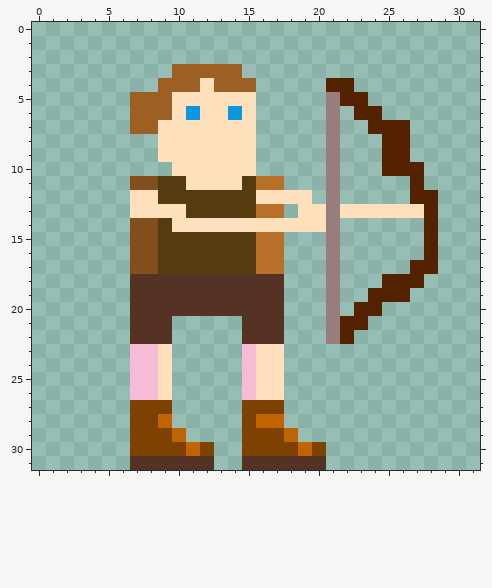
Pixel-art sprite: GoopSlayer/Sprites/ArcherRight.png. Above, as it was before the edit.
The file is 32x32 pixels.
After:
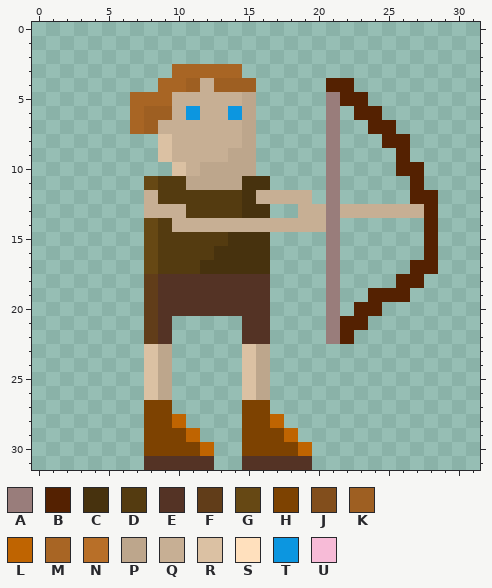
Palette (. is transparent): A #997d7b  B #542101  C #47320e  D #543b10  E #543325  F #613d19  G #664814  H #7d4201  J #824e1c  K #9e5f22  L #bf6401  M #a86524  N #b86f28  P #bda68c  Q #c7af94  R #dbc1a3  S #ffe0bd  T #0c96e0  U #f7bbd7
Edits made:
{"y":3,"x":10,"old":"KKKKK","new":"MMMMM"}
{"y":4,"x":9,"old":"KK","new":"MM"}
{"y":4,"x":12,"old":"S","new":"Q"}
{"y":5,"x":7,"old":"KKKSSSSSS","new":"MMMQQQQQP"}
{"y":6,"x":7,"old":"K","new":"M"}
{"y":6,"x":10,"old":"S","new":"Q"}
{"y":6,"x":12,"old":"SS","new":"QQ"}
{"y":6,"x":15,"old":"S","new":"P"}
{"y":7,"x":7,"old":"K","new":"M"}
{"y":7,"x":9,"old":"SSSSSSS","new":"QQQQQQP"}
{"y":7,"x":26,"old":"B","new":"."}
{"y":8,"x":9,"old":"SSSSSSS","new":"RQQQQQP"}
{"y":9,"x":9,"old":"SSSSSSS","new":"RQQQQPP"}
{"y":9,"x":25,"old":"B","new":"."}
{"y":10,"x":10,"old":"SSSSSS","new":"RQPPPP"}
{"y":10,"x":25,"old":"B","new":"."}
{"y":11,"x":7,"old":"JJ","new":".G"}
{"y":11,"x":11,"old":"SSSSDNN","new":"PPPPCC."}
{"y":12,"x":7,"old":"SS","new":".Q"}
{"y":12,"x":15,"old":"DSSSS","new":"CQQQQ"}
{"y":13,"x":7,"old":"SSSS","new":".QQQ"}
{"y":13,"x":15,"old":"DNN","new":"CC."}
{"y":13,"x":19,"old":"SS","new":"QQ"}
{"y":13,"x":22,"old":"SSSSSS","new":"QQQQQQ"}
{"y":14,"x":7,"old":"JJ","new":".G"}
{"y":14,"x":10,"old":"SSSSSSSSSSS","new":"QQQQQQQQQQQ"}
{"y":15,"x":7,"old":"JJ","new":".G"}
{"y":15,"x":14,"old":"DDNN","new":"CCC."}
{"y":16,"x":7,"old":"JJ","new":".G"}
{"y":16,"x":13,"old":"DDDNN","new":"CCCC."}
{"y":17,"x":7,"old":"JJ","new":".G"}
{"y":17,"x":12,"old":"DDDDNN","new":"CCCCC."}
{"y":18,"x":7,"old":"EE","new":".F"}
{"y":18,"x":17,"old":"E","new":"."}
{"y":18,"x":25,"old":"B","new":"."}
{"y":19,"x":7,"old":"EE","new":".F"}
{"y":19,"x":17,"old":"E","new":"."}
{"y":20,"x":7,"old":"EE","new":".F"}
{"y":20,"x":17,"old":"E","new":"."}
{"y":21,"x":7,"old":"EE","new":".F"}
{"y":21,"x":17,"old":"E","new":"."}
{"y":22,"x":7,"old":"EE","new":".F"}
{"y":22,"x":17,"old":"E","new":"."}
{"y":23,"x":7,"old":"UUS","new":".RP"}
{"y":23,"x":15,"old":"USS","new":"RP."}
{"y":24,"x":7,"old":"UUS","new":".RP"}
{"y":24,"x":15,"old":"USS","new":"RP."}
{"y":25,"x":7,"old":"UUS","new":".RP"}
{"y":25,"x":15,"old":"USS","new":"RP."}
{"y":26,"x":7,"old":"UUS","new":".RP"}
{"y":26,"x":15,"old":"USS","new":"RP."}
{"y":27,"x":7,"old":"H","new":"."}
{"y":27,"x":17,"old":"H","new":"."}
{"y":28,"x":7,"old":"H","new":"."}
{"y":28,"x":9,"old":"L.","new":"HL"}
{"y":28,"x":16,"old":"L","new":"H"}
{"y":29,"x":7,"old":"H","new":"."}
{"y":29,"x":10,"old":"L.","new":"HL"}
{"y":30,"x":7,"old":"H","new":"."}
{"y":30,"x":11,"old":"LH","new":"HL"}
{"y":30,"x":20,"old":"H","new":"."}
{"y":31,"x":7,"old":"E","new":"."}
{"y":31,"x":20,"old":"E","new":"."}
{"label":"changed","picture_box":[130,64,424,470]}
